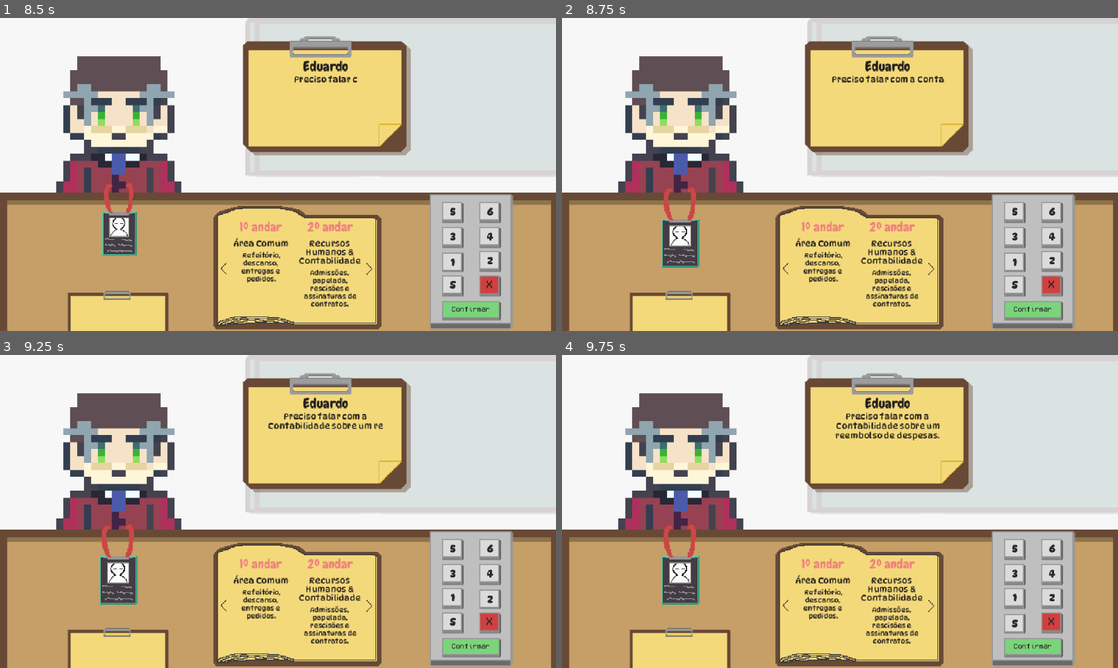
Above: before the commit, frames 1-4 (two rows, left to right).
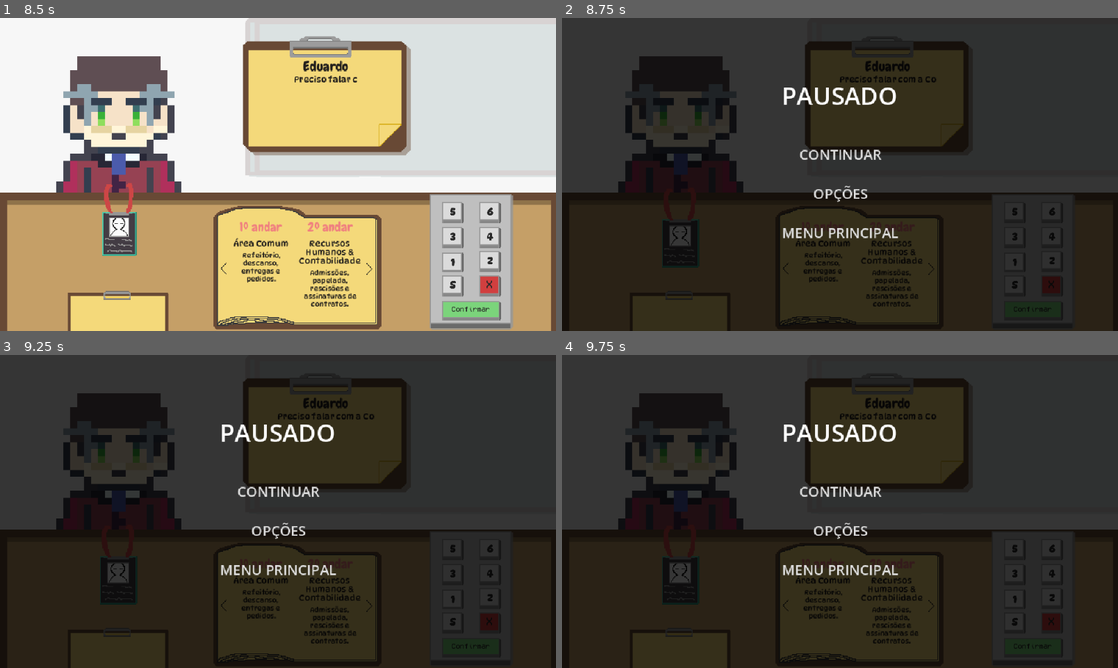
Above: after the commit, the same moments.

Repository: devrodofc/Elevator-Protocol
Game: Godot game, scene res://src/levels/scenes/reception.tscn
Two runs of this game, one before a commit and one after it. Both use one fixed random seed, a clock stepped at 60 frames per second and the inputs below. This scene is started directly instead of the project's main scene.
Inputs (mouse positions are in pixels of both pictures, inside the frame that each line leads up to):
- Up to frame 1 (8.5 s): click (372, 268) at 0.5 s; click (372, 268) at 1.25 s; click (222, 268) at 2 s; click (222, 268) at 2.75 s; click (372, 268) at 3.5 s; click (222, 268) at 4.25 s; tap Enter (ui_accept) at 5, 5.27, 6.02, 6.5, 7.52, 8.27 s; move the mouse to (450, 212) at 5.02 s; click (450, 212) at 5.17 s; move the mouse to (489, 212) at 5.77 s; click (489, 212) at 5.92 s; move the mouse to (450, 237) at 6.52 s; click (450, 237) at 6.67 s; move the mouse to (489, 237) at 7.27 s; click (489, 237) at 7.42 s; move the mouse to (450, 262) at 8.02 s; click (450, 262) at 8.17 s
- Up to frame 2 (8.75 s): tap Escape (ui_cancel) at 8.65 s
- Up to frame 3 (9.25 s): move the mouse to (489, 599) at 8.77 s; click (489, 599) at 8.92 s; tap Enter (ui_accept) at 9.02 s
- Up to frame 4 (9.75 s): tap Enter (ui_accept) at 9.5 s; move the mouse to (1012, 624) at 9.52 s; click (1012, 624) at 9.67 s

Frame 1 is identical in both runs. In frame 2, 100% of the frame differs, in the area x 0-100%, y 0-100%; in frame 3, 100%; in frame 4, 100%.

Commit message:
tela de pausar feito e integrado

Diff:
--- a/src/levels/scenes/reception.tscn
+++ b/src/levels/scenes/reception.tscn
@@ -3,8 +3,9 @@
 [ext_resource type="Script" uid="uid://bummgya0ukifq" path="res://src/levels/scripts/reception_manager.gd" id="1_2llwu"]
 [ext_resource type="Resource" uid="uid://crs2g0lcexipn" path="res://src/levels/schedules/day1.tres" id="2_d2spp"]
 [ext_resource type="PackedScene" uid="uid://3ehfranwnf7p" path="res://src/ui/hud/elevator_panel.tscn" id="6_elevator"]
+[ext_resource type="PackedScene" uid="uid://btagpc2oh1ho6" path="res://src/ui/menus/scenes/pause.tscn" id="6_mgc41"]
 [ext_resource type="PackedScene" uid="uid://v3xk2s47amoh" path="res://src/npcs/Marta/Marta.tscn" id="7_katl8"]
-[ext_resource type="PackedScene" path="res://src/ui/hud/reception_hud.tscn" id="8_hud"]
+[ext_resource type="PackedScene" uid="uid://drkdyxoqm4uv5" path="res://src/ui/hud/reception_hud.tscn" id="8_hud"]
 
 [node name="Reception" type="Node2D" unique_id=1772593470]
 script = ExtResource("1_2llwu")
@@ -81,3 +82,5 @@
 
 [node name="FeedbackAudio" type="AudioStreamPlayer2D" parent="." unique_id=2050434788]
 position = Vector2(0, -3)
+
+[node name="Pause" parent="." unique_id=1030095812 instance=ExtResource("6_mgc41")]
--- a/src/ui/hud/reception_hud.tscn
+++ b/src/ui/hud/reception_hud.tscn
@@ -1,15 +1,15 @@
-[gd_scene format=3]
+[gd_scene format=3 uid="uid://drkdyxoqm4uv5"]
 
-[ext_resource type="Texture2D" path="res://src/levels/assets/main_hud/janela.png" id="1_janela"]
-[ext_resource type="Texture2D" path="res://src/levels/assets/main_hud/mesa.png" id="2_mesa"]
-[ext_resource type="Texture2D" path="res://src/levels/assets/main_hud/fala_vazia.png" id="3_fala"]
-[ext_resource type="PackedScene" path="res://src/ui/hud/company_book.tscn" id="5_livro"]
+[ext_resource type="Texture2D" uid="uid://b4f4fe76kd8xh" path="res://src/levels/assets/main_hud/janela.png" id="1_janela"]
+[ext_resource type="Texture2D" uid="uid://cqh4hq2qcw1p7" path="res://src/levels/assets/main_hud/mesa.png" id="2_mesa"]
+[ext_resource type="Texture2D" uid="uid://mjtuoi20jqou" path="res://src/levels/assets/main_hud/fala_vazia.png" id="3_fala"]
+[ext_resource type="PackedScene" uid="uid://b37cn5b28tskj" path="res://src/ui/hud/company_book.tscn" id="5_livro"]
 [ext_resource type="PackedScene" path="res://src/ui/hud/rules_board.tscn" id="6_regras"]
-[ext_resource type="Texture2D" path="res://src/levels/assets/badge/cracha.png" id="7_cracha"]
-[ext_resource type="Script" path="res://src/ui/hud/reception_hud.gd" id="8_script"]
-[ext_resource type="PackedScene" path="res://src/ui/hud/badge_details.tscn" id="9_badge_details"]
+[ext_resource type="Texture2D" uid="uid://vwsm204g4spq" path="res://src/levels/assets/badge/cracha.png" id="7_cracha"]
+[ext_resource type="Script" uid="uid://cx1opqq8b8356" path="res://src/ui/hud/reception_hud.gd" id="8_script"]
+[ext_resource type="PackedScene" uid="uid://jvxu5gtg6ah4" path="res://src/ui/hud/badge_details.tscn" id="9_badge_details"]
 
-[node name="ReceptionHUD" type="Control"]
+[node name="ReceptionHUD" type="Control" unique_id=82547869]
 layout_mode = 3
 anchors_preset = 15
 anchor_right = 1.0
@@ -19,7 +19,7 @@
 mouse_filter = 2
 script = ExtResource("8_script")
 
-[node name="Window" type="TextureRect" parent="."]
+[node name="Window" type="TextureRect" parent="." unique_id=1058709521]
 layout_mode = 0
 offset_left = 282.0
 offset_right = 698.0
@@ -28,7 +28,7 @@
 texture = ExtResource("1_janela")
 expand_mode = 1
 
-[node name="Desk" type="TextureRect" parent="."]
+[node name="Desk" type="TextureRect" parent="." unique_id=1664553197]
 layout_mode = 0
 offset_top = 201.0
 offset_right = 678.0
@@ -37,7 +37,7 @@
 texture = ExtResource("2_mesa")
 expand_mode = 1
 
-[node name="SpeechBoard" type="TextureRect" parent="."]
+[node name="SpeechBoard" type="TextureRect" parent="." unique_id=761434494]
 layout_mode = 0
 offset_left = 280.0
 offset_top = 21.0
@@ -47,7 +47,7 @@
 texture = ExtResource("3_fala")
 expand_mode = 1
 
-[node name="Badge" type="TextureRect" parent="."]
+[node name="Badge" type="TextureRect" parent="." unique_id=293822894]
 texture_filter = 1
 layout_mode = 0
 offset_left = 115.0
@@ -59,20 +59,22 @@
 texture = ExtResource("7_cracha")
 expand_mode = 1
 
-[node name="CompanyBook" parent="." instance=ExtResource("5_livro")]
+[node name="CompanyBook" parent="." unique_id=118191879 instance=ExtResource("5_livro")]
+layout_mode = 0
 offset_left = 246.0
 offset_top = 216.0
 offset_right = 439.0
 offset_bottom = 358.0
 
-[node name="RulesBoard" parent="." instance=ExtResource("6_regras")]
+[node name="RulesBoard" parent="." unique_id=844554545 instance=ExtResource("6_regras")]
+layout_mode = 0
 offset_left = 78.0
 offset_top = 314.0
 offset_right = 194.0
 offset_bottom = 465.0
 
-[node name="BadgeOverlay" type="CanvasLayer" parent="."]
+[node name="BadgeOverlay" type="CanvasLayer" parent="." unique_id=1868256776]
 layer = 10
 
-[node name="BadgeDetails" parent="BadgeOverlay" instance=ExtResource("9_badge_details")]
+[node name="BadgeDetails" parent="BadgeOverlay" unique_id=2143515127 instance=ExtResource("9_badge_details")]
 visible = false
--- /dev/null
+++ b/src/ui/menus/scenes/pause.gd
@@ -0,0 +1,43 @@
+extends CanvasLayer
+
+@onready var overlay: Control = $Overlay
+@onready var continue_button: LinkButton = $Overlay/Continue
+@onready var options_button: LinkButton = $Overlay/Options
+@onready var main_menu_button: LinkButton = $Overlay/MainMenu
+
+func _ready() -> void:
+	process_mode = Node.PROCESS_MODE_ALWAYS
+
+	overlay.hide()
+
+	continue_button.pressed.connect(resume_game)
+	options_button.pressed.connect(open_options)
+	main_menu_button.pressed.connect(go_to_main_menu)
+
+func _unhandled_key_input(event: InputEvent) -> void:
+	if event is InputEventKey:
+		if event.pressed and not event.echo:
+			if event.keycode == KEY_ESCAPE:
+				if get_tree().paused:
+					resume_game()
+				else:
+					pause_game()
+
+				get_viewport().set_input_as_handled()
+
+func pause_game() -> void:
+	overlay.show()
+	get_tree().paused = true
+
+func resume_game() -> void:
+	overlay.hide()
+	get_tree().paused = false
+
+func go_to_main_menu() -> void:
+	get_tree().paused = false
+	get_tree().change_scene_to_file(
+		"res://src/ui/menus/scenes/menu.tscn"
+	)
+
+func open_options() -> void:
+	pass
--- /dev/null
+++ b/src/ui/menus/scenes/pause.tscn
@@ -0,0 +1,63 @@
+[gd_scene format=3 uid="uid://btagpc2oh1ho6"]
+
+[ext_resource type="Script" uid="uid://de8j7peduudhd" path="res://src/ui/menus/scenes/pause.gd" id="1_r8232"]
+
+[node name="Pause" type="CanvasLayer" unique_id=1030095812]
+process_mode = 3
+layer = 10
+script = ExtResource("1_r8232")
+
+[node name="Overlay" type="Control" parent="." unique_id=582790712]
+layout_mode = 3
+anchors_preset = 15
+anchor_right = 1.0
+anchor_bottom = 1.0
+grow_horizontal = 2
+grow_vertical = 2
+
+[node name="Background" type="ColorRect" parent="Overlay" unique_id=888754225]
+layout_mode = 1
+anchors_preset = 15
+anchor_right = 1.0
+anchor_bottom = 1.0
+grow_horizontal = 2
+grow_vertical = 2
+color = Color(0, 0, 0, 0.78431374)
+
+[node name="Title" type="Label" parent="Overlay" unique_id=175373196]
+layout_mode = 0
+offset_left = 170.0
+offset_top = 65.0
+offset_right = 470.0
+offset_bottom = 115.0
+theme_override_font_sizes/font_size = 28
+text = "PAUSADO"
+horizontal_alignment = 1
+vertical_alignment = 1
+
+[node name="Continue" type="LinkButton" parent="Overlay" unique_id=504400095]
+layout_mode = 0
+offset_left = 273.0
+offset_top = 145.0
+offset_right = 368.0
+offset_bottom = 168.0
+text = "CONTINUAR"
+underline = 2
+
+[node name="Options" type="LinkButton" parent="Overlay" unique_id=331188739]
+layout_mode = 0
+offset_left = 289.0
+offset_top = 190.0
+offset_right = 352.0
+offset_bottom = 213.0
+text = "OPÇÕES"
+underline = 2
+
+[node name="MainMenu" type="LinkButton" parent="Overlay" unique_id=1555506315]
+layout_mode = 0
+offset_left = 253.0
+offset_top = 235.0
+offset_right = 387.0
+offset_bottom = 258.0
+text = "MENU PRINCIPAL"
+underline = 2
Binary file added: src/ui/assets/botão pause 1.png
Not shown, added: src/ui/assets/botão pause 1.png.import
Binary file added: src/ui/assets/botão pause 2.png
Not shown, added: src/ui/assets/botão pause 2.png.import
Not shown, added: src/ui/menus/scenes/pause.gd.uid
